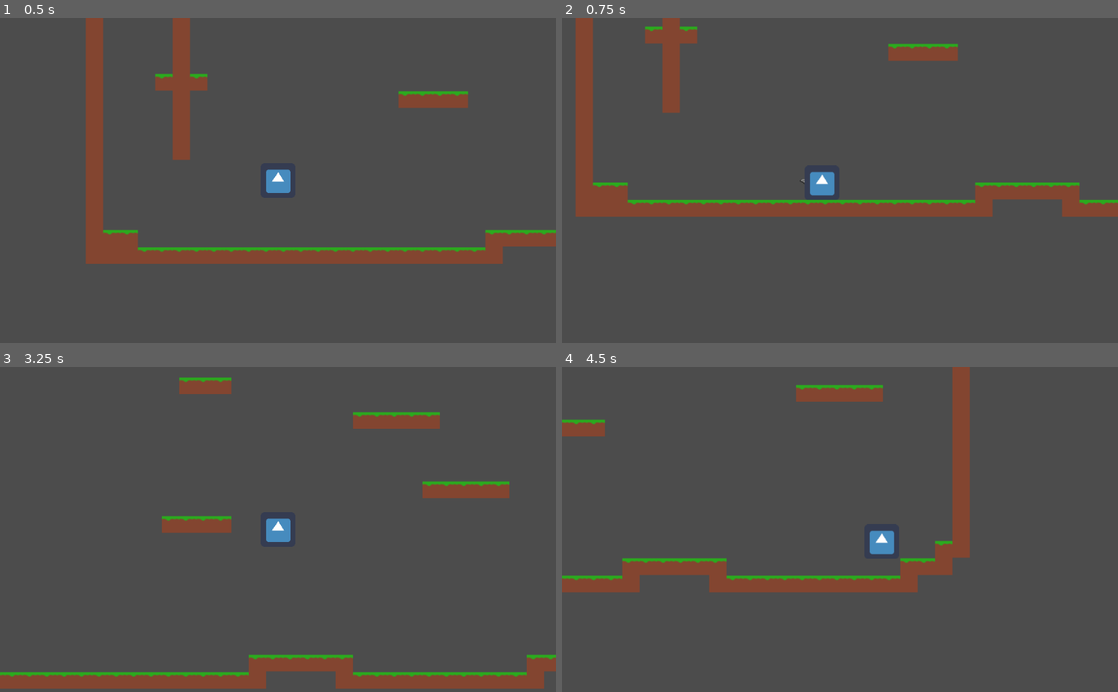
Above: before the commit, frames 1-4 (two rows, left to right).
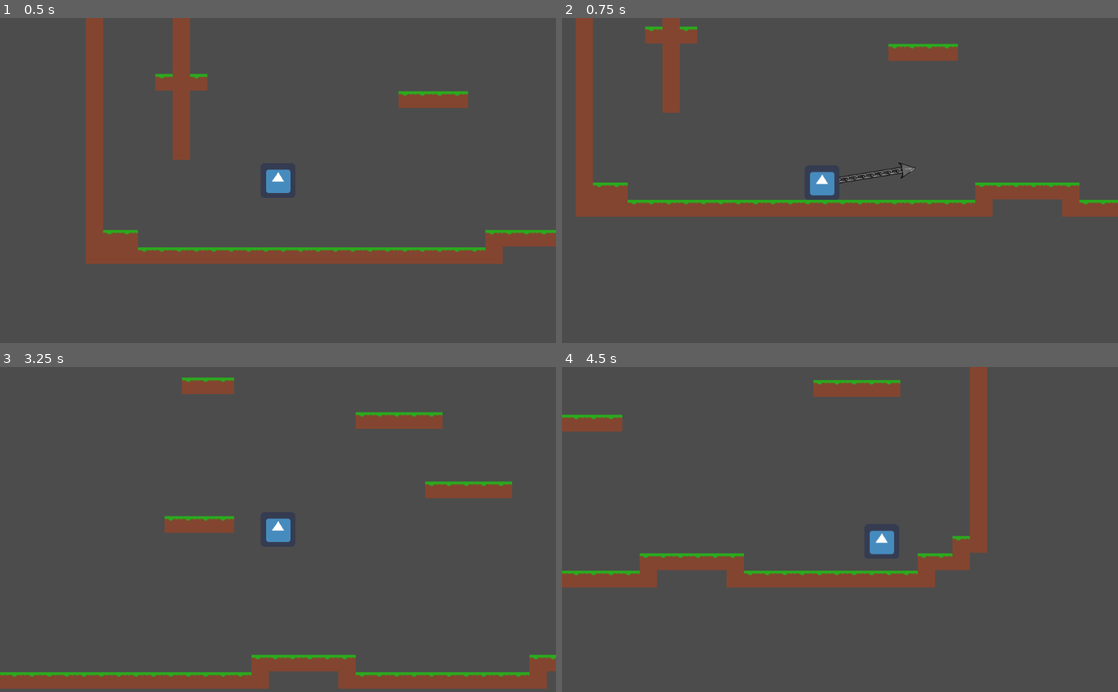
Above: after the commit, the same moments.

Repository: belzecue/godotdemos_hook-demo
Game: Godot game, scene res://Main.tscn
The game is run twice, just before and just after one commit, with the same random seed, the same clock (stepped at 60 frames per second) and the same inputs. The engine's default icon, where the game draws it, is replaced by a stand-in: a white triangle on a blue panel in a dark square.
Inputs (mouse positions are in pixels of both pictures, inside the frame that each line leads up to):
- Up to frame 1 (0.5 s): no input
- Up to frame 2 (0.75 s): move the mouse to (962, 164) at 0.52 s; hold Right (right) from 0.53 s (still down); click (962, 164) at 0.67 s
- Up to frame 3 (3.25 s): tap Space (jump) at 0.77, 1.52, 3.02 s; move the mouse to (166, 545) at 1.27 s; move the mouse to (333, 458) at 2.02 s; release Right (right) at 2.03 s; hold Left (left) 2.03-2.78 s; move the mouse to (250, 594) at 2.77 s; hold Right (right) from 2.78 s (still down); click (250, 594) at 2.92 s
- Up to frame 4 (4.5 s): move the mouse to (1006, 578) at 3.52 s; tap Space (jump) at 3.77 s; move the mouse to (673, 480) at 4.27 s; release Right (right) at 4.28 s; hold Left (left) from 4.28 s (still down)

Frame 1 is identical in both runs. In frame 2, 0.2% of the frame differs, in the area x 42-64%, y 44-52%; in frame 3, 0.8%; in frame 4, 8.6%, in the area x 0-77%, y 0-70%.

Commit message:
Add the pull of the chain

Diff:
--- a/Chain.tscn
+++ b/Chain.tscn
@@ -6,6 +6,7 @@
 
 [sub_resource type="CapsuleShape2D" id=1]
 radius = 4.61143
+height = 8.80657
 
 [node name="Chain" type="Node2D"]
 script = ExtResource( 3 )
@@ -25,5 +26,5 @@
 offset = Vector2( 0, 8 )
 
 [node name="CollisionShape2D" type="CollisionShape2D" parent="Tip"]
-position = Vector2( 0, 19.3711 )
+position = Vector2( 0, 15.7008 )
 shape = SubResource( 1 )
--- a/Player.gd
+++ b/Player.gd
@@ -9,8 +9,10 @@
 const MAX_SPEED = 2000			# Maximum speed the player is allowed to move
 const FRICTION_AIR = 0.95		# The friction while airborne
 const FRICTION_GROUND = 0.85	# The friction while on the ground
+const CHAIN_PULL = 105
 
 var velocity = Vector2(0,0)		# The velocity of the player (kept over time)
+var chain_velocity := Vector2(0,0)
 var can_jump = false			# Whether the player used their air-jump
 
 
@@ -30,6 +32,26 @@
 
 	# Falling
 	velocity.y += GRAVITY
+
+	# Hook physics
+	if $Chain.hooked:
+		# `to_local($Chain.tip).normalized()` is the direction that the chain is pulling
+		chain_velocity = to_local($Chain.tip).normalized() * CHAIN_PULL
+		if chain_velocity.y > 0:
+			# Pulling down isn't as strong
+			chain_velocity.y *= 0.55
+		else:
+			# Pulling up is stronger
+			chain_velocity.y *= 1.65
+		if sign(chain_velocity.x) != sign(walk):
+			# if we are trying to walk in a different
+			# direction than the chain is pulling
+			# reduce its pull
+			chain_velocity.x *= 0.7
+	else:
+		# Not hooked -> no chain velocity
+		chain_velocity = Vector2(0,0)
+	velocity += chain_velocity
 
 	velocity.x += walk		# apply the walking
 	move_and_slide(velocity, Vector2.UP)	# Actually apply all the forces
